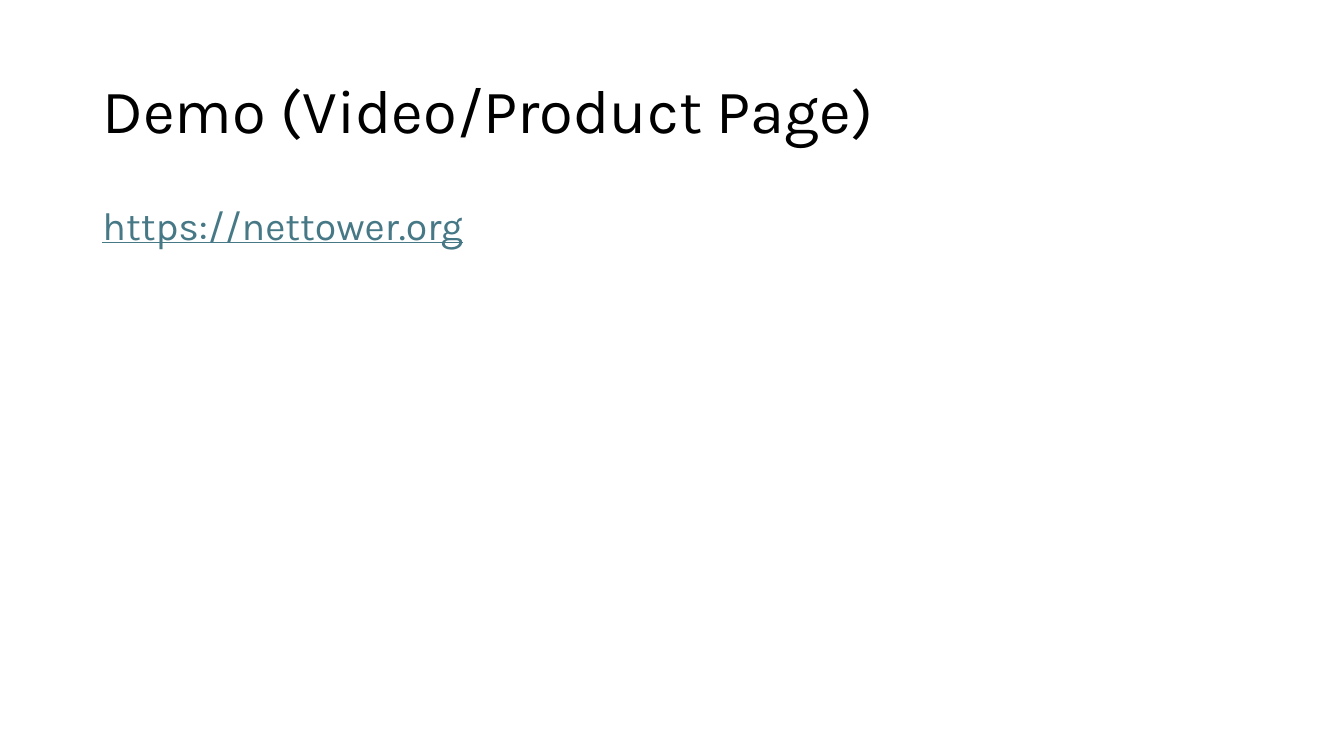
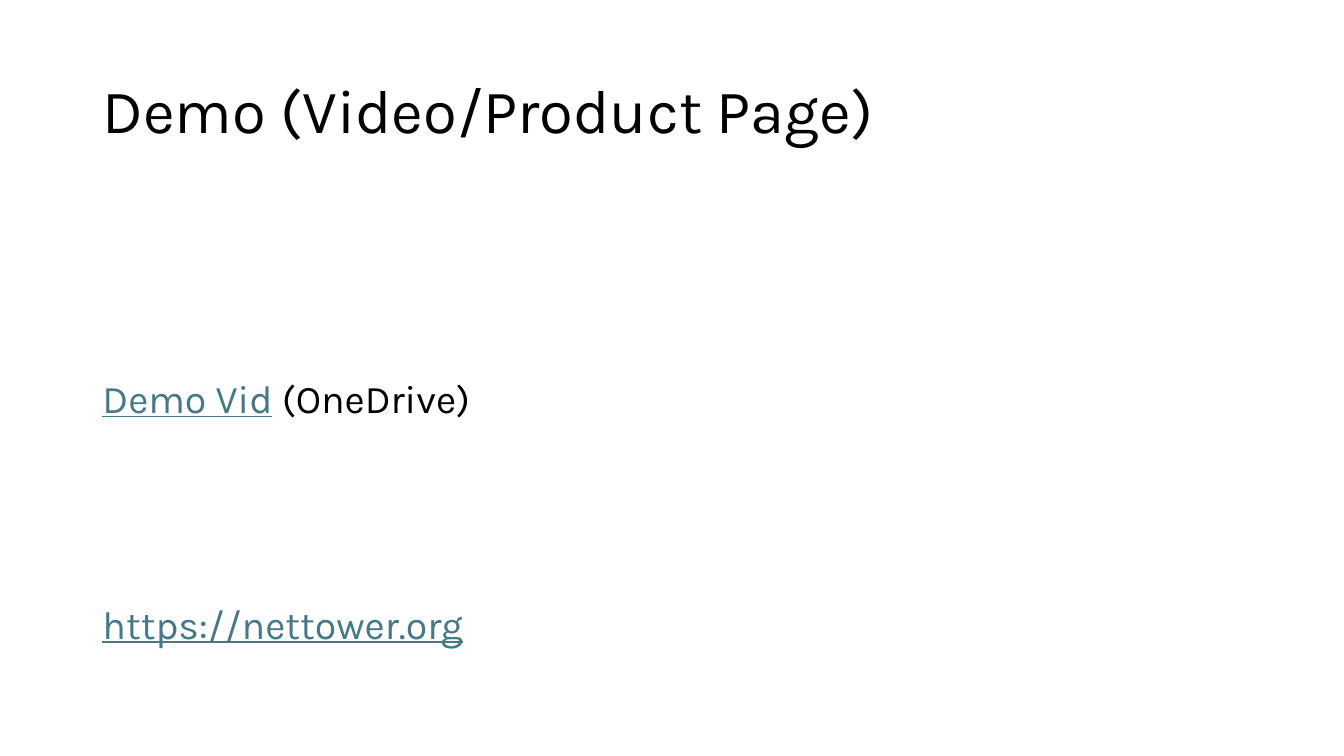
Before and after one commit to btmolloy/NetTower-Capstone-Project, a slide deck: slide 5 of docs/presentations/Final Presentation/Final Capstone Presentation.pptx. Drawn at 1344x756 pixels with LibreOffice and Linux fonts; fonts in the diff are those of the drawing. Boxes give left, top, right and bottom in pixels: in the first picture for what was removed or moved away, otherwise in the second. Text is boxed around its words. In the diff, an @@ line names an element or a change of style, - is before the commit and + after.

```diff
--- a/docs/presentations/Final Presentation/Final Capstone Presentation.pptx
+++ b/docs/presentations/Final Presentation/Final Capstone Presentation.pptx
@@ text at (102, 384, 470, 418): paragraph added @@
+Demo Vid (OneDrive)
```
